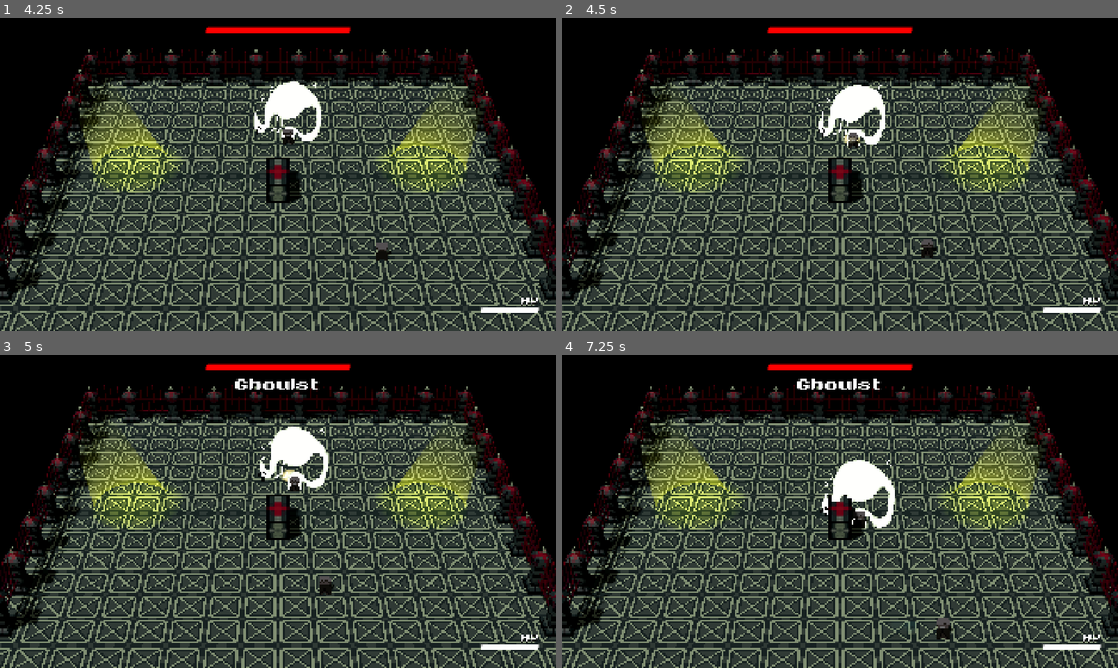
Above: before the commit, frames 1-4 (two rows, left to right).
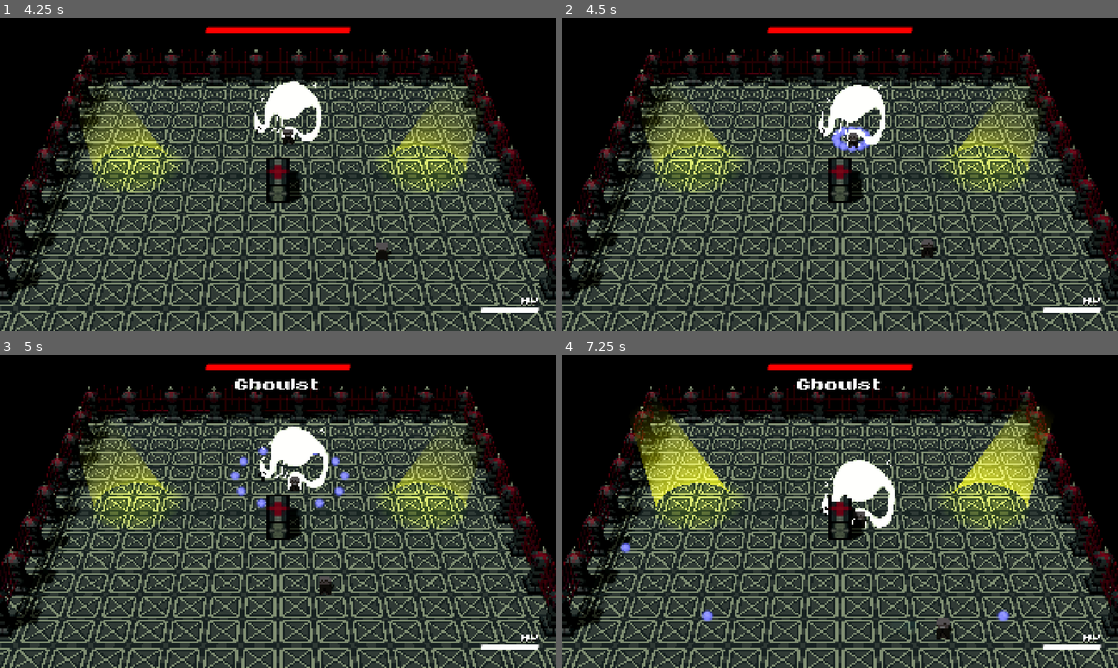
Above: after the commit, the same moments.

Repository: PedroBinoto/DJUFF2026
Game: Godot game, scene res://Scenes/ghostFight.tscn
Same seed, same stepped clock (60 frames per second), same inputs: the game is played once before the commit and once after it. This scene is started directly instead of the project's main scene. Sound files missing from this copy of the repository are replaced by a short silence.
Inputs (mouse positions are in pixels of both pictures, inside the frame that each line leads up to):
- Up to frame 1 (4.25 s): tap Enter (pause) at 0.5 s; move the mouse to (400, 158) at 0.52 s; hold D (move_right) 0.53-1.25 s; hold K (attack_a) 0.53-1.25 s; click (400, 158) at 0.67 s; click "Voltar" at 1.25 s; move the mouse to (166, 190) at 2.02 s; hold S (move_down) 2.03-2.78 s; tap L (attack_b) at 2.1 s; move the mouse to (333, 105) at 2.77 s; hold D (move_right) 2.78-3.53 s; hold Shift (player_dash) 2.78-3.53 s; move the mouse to (250, 237) at 3.52 s; hold W (move_up) from 3.53 s (still down); tap Z at 3.6 s; click (250, 237) at 3.67 s
- Up to frame 2 (4.5 s): move the mouse to (1006, 221) at 4.27 s; release W (move_up) at 4.28 s; hold A (move_left) from 4.28 s (still down); tap X at 4.35 s
- Up to frame 3 (5 s): keep holding A (move_left)
- Up to frame 4 (7.25 s): move the mouse to (673, 464) at 5.02 s; tap K (attack_a) at 5.1 s; move the mouse to (867, 511) at 5.77 s; release A (move_left) at 5.78 s; hold S (move_down) 5.78-6.53 s; hold L (attack_b) 5.78-6.53 s; click (867, 511) at 5.92 s; move the mouse to (756, 433) at 6.52 s; hold D (move_right) from 6.53 s (still down); tap Shift (player_dash) at 6.6 s

Frame 1 is identical in both runs. In frame 2, 0.3% of the frame differs, in the area x 48-56%, y 34-44%; in frame 3, 0.4%; in frame 4, 5.1%, in the area x 10-88%, y 17-86%.
Error before the commit: Cannot call method 'get_active_material' on a null value. (res://Scripts/bullet_ghost.gd:12)

Commit message:
reADD: Balas Projeteis

Diff:
--- a/Scenes/bullet_body.tscn
+++ b/Scenes/bullet_body.tscn
@@ -2,10 +2,42 @@
 
 [ext_resource type="Script" uid="uid://ca2metsmspqft" path="res://Scripts/bullet_player.gd" id="1_e0o6h"]
 [ext_resource type="AudioStream" uid="uid://bern5g5xdnwun" path="res://SFX/Hit28 (1).wav" id="2_10oju"]
+[ext_resource type="Shader" uid="uid://b4wo6th50wwax" path="res://Graphics/pan_shader.tres" id="2_s7kla"]
+[ext_resource type="Texture2D" uid="uid://desvidmlcu1br" path="res://Graphics/Meshes/textures/Voronoi.png" id="3_22oib"]
+[ext_resource type="Texture2D" uid="uid://c6ka53w5yu2dd" path="res://Graphics/Meshes/textures/Circle.png" id="4_q1ekt"]
 
-[sub_resource type="SphereMesh" id="SphereMesh_4mw4s"]
-radius = 0.25
-height = 0.5
+[sub_resource type="ShaderMaterial" id="ShaderMaterial_s7kla"]
+render_priority = 0
+shader = ExtResource("2_s7kla")
+shader_parameter/MainTexSpeed = Vector2(0.3, 0.3)
+shader_parameter/MainTex = ExtResource("3_22oib")
+shader_parameter/MainTexPower = 1.0
+
+[sub_resource type="ParticleProcessMaterial" id="ParticleProcessMaterial_22oib"]
+gravity = Vector3(0, 0, 0)
+color = Color(0.4392157, 0.44705883, 0.4392157, 1)
+
+[sub_resource type="SphereMesh" id="SphereMesh_q1ekt"]
+
+[sub_resource type="StandardMaterial3D" id="StandardMaterial3D_g6rt0"]
+transparency = 1
+blend_mode = 4
+shading_mode = 0
+vertex_color_use_as_albedo = true
+albedo_texture = ExtResource("4_q1ekt")
+billboard_mode = 3
+billboard_keep_scale = true
+particles_anim_h_frames = 1
+particles_anim_v_frames = 1
+particles_anim_loop = false
+
+[sub_resource type="ParticleProcessMaterial" id="ParticleProcessMaterial_xsiod"]
+gravity = Vector3(0, 0, 0)
+scale_min = 1.4
+scale_max = 1.4
+color = Color(0, 0, 0, 1)
+
+[sub_resource type="QuadMesh" id="QuadMesh_j4p15"]
 
 [sub_resource type="SphereShape3D" id="SphereShape3D_xjght"]
 radius = 0.25
@@ -17,8 +49,25 @@
 script = ExtResource("1_e0o6h")
 bulletSpeed = 750.0
 
-[node name="MeshInstance3D" type="MeshInstance3D" parent="." unique_id=1998854043]
-mesh = SubResource("SphereMesh_4mw4s")
+[node name="Projetil" type="Node3D" parent="." unique_id=1393788251]
+transform = Transform3D(0.5, 0, 0, 0, 0.5, 0, 0, 0, 0.5, 0, 0, 0)
+
+[node name="Esfera" type="GPUParticles3D" parent="Projetil" unique_id=2026183889]
+material_override = SubResource("ShaderMaterial_s7kla")
+amount = 1
+fixed_fps = 60
+local_coords = true
+process_material = SubResource("ParticleProcessMaterial_22oib")
+draw_pass_1 = SubResource("SphereMesh_q1ekt")
+
+[node name="Flare" type="GPUParticles3D" parent="Projetil" unique_id=1935792602]
+sorting_offset = -1.0
+material_override = SubResource("StandardMaterial3D_g6rt0")
+amount = 1
+fixed_fps = 60
+local_coords = true
+process_material = SubResource("ParticleProcessMaterial_xsiod")
+draw_pass_1 = SubResource("QuadMesh_j4p15")
 
 [node name="CollisionShape3D" type="CollisionShape3D" parent="." unique_id=1909237146]
 shape = SubResource("SphereShape3D_xjght")
--- a/Scenes/bullet_ghost.tscn
+++ b/Scenes/bullet_ghost.tscn
@@ -38,6 +38,39 @@
 
 [sub_resource type="QuadMesh" id="QuadMesh_pacpc"]
 
+[sub_resource type="ShaderMaterial" id="ShaderMaterial_axmc0"]
+render_priority = 0
+shader = ExtResource("2_axmc0")
+shader_parameter/MainTexSpeed = Vector2(0.3, 0.3)
+shader_parameter/MainTex = ExtResource("3_8yqhh")
+shader_parameter/MainTexPower = 1.0
+
+[sub_resource type="ParticleProcessMaterial" id="ParticleProcessMaterial_8yqhh"]
+gravity = Vector3(0, 0, 0)
+color = Color(0.7058824, 0.7019608, 1, 1)
+
+[sub_resource type="SphereMesh" id="SphereMesh_hv5bx"]
+
+[sub_resource type="StandardMaterial3D" id="StandardMaterial3D_lm2ne"]
+transparency = 1
+blend_mode = 4
+shading_mode = 0
+vertex_color_use_as_albedo = true
+albedo_texture = ExtResource("4_hv5bx")
+billboard_mode = 3
+billboard_keep_scale = true
+particles_anim_h_frames = 1
+particles_anim_v_frames = 1
+particles_anim_loop = false
+
+[sub_resource type="ParticleProcessMaterial" id="ParticleProcessMaterial_rihy7"]
+gravity = Vector3(0, 0, 0)
+scale_min = 1.4
+scale_max = 1.4
+color = Color(0.3764706, 0.39215687, 1, 1)
+
+[sub_resource type="QuadMesh" id="QuadMesh_wyglc"]
+
 [sub_resource type="SphereShape3D" id="SphereShape3D_xjght"]
 radius = 0.25
 
@@ -48,6 +81,7 @@
 script = ExtResource("1_euwk6")
 
 [node name="Projetil" type="Node3D" parent="." unique_id=1406690424]
+unique_name_in_owner = true
 transform = Transform3D(0.5, 0, 0, 0, 0.5, 0, 0, 0, 0.5, 0, 0, 0)
 
 [node name="Esfera" type="GPUParticles3D" parent="Projetil" unique_id=361899452]
@@ -67,6 +101,28 @@
 process_material = SubResource("ParticleProcessMaterial_awlv1")
 draw_pass_1 = SubResource("QuadMesh_pacpc")
 
+[node name="Projetil2" type="Node3D" parent="." unique_id=1382942170]
+unique_name_in_owner = true
+transform = Transform3D(0.5, 0, 0, 0, 0.5, 0, 0, 0, 0.5, 0, 0, 0)
+visible = false
+
+[node name="Esfera" type="GPUParticles3D" parent="Projetil2" unique_id=864504768]
+material_override = SubResource("ShaderMaterial_axmc0")
+amount = 1
+fixed_fps = 60
+local_coords = true
+process_material = SubResource("ParticleProcessMaterial_8yqhh")
+draw_pass_1 = SubResource("SphereMesh_hv5bx")
+
+[node name="Flare" type="GPUParticles3D" parent="Projetil2" unique_id=964124716]
+sorting_offset = -1.0
+material_override = SubResource("StandardMaterial3D_lm2ne")
+amount = 1
+fixed_fps = 60
+local_coords = true
+process_material = SubResource("ParticleProcessMaterial_rihy7")
+draw_pass_1 = SubResource("QuadMesh_wyglc")
+
 [node name="CollisionShape3D" type="CollisionShape3D" parent="." unique_id=1909237146]
 shape = SubResource("SphereShape3D_xjght")
 disabled = true
--- a/Scenes/ghostFight.tscn
+++ b/Scenes/ghostFight.tscn
@@ -118,7 +118,7 @@
 far = 100.0
 script = ExtResource("9_rr2ko")
 period = 0.15
-magnitude = 0.2
+magnitude = 0.1
 
 [node name="Box" type="StaticBody3D" parent="." unique_id=395401012]
 transform = Transform3D(1, 0, 0, 0, 1, 0, 0, 0, 1, -2.773, 0.8, 0)
--- a/Scripts/bullet_ghost.gd
+++ b/Scripts/bullet_ghost.gd
@@ -4,24 +4,27 @@
 
 var active = true
 @onready var mesh: MeshInstance3D = $MeshInstance3D
+@onready var projetil_2: Node3D = %Projetil
+@onready var projetil: Node3D = %Projetil2
+
 
 var material:StandardMaterial3D = null
 
 
 func _ready() -> void:
-	material = mesh.get_active_material(0).duplicate() as StandardMaterial3D
-	mesh.set_surface_override_material(0, material)
-	material.transparency = BaseMaterial3D.TRANSPARENCY_ALPHA
-	material.albedo_color.a = 1
+	projetil.visible = true
+	projetil_2.visible = false
 
 	super._ready()
 
 
 func setActive(state:bool):
 	if state == true:
-		material.albedo_color.a = 1
+		projetil.visible = true
+		projetil_2.visible = false
 	else:
-		material.albedo_color.a = 0.1
+		projetil.visible = false
+		projetil_2.visible = true
 	active = state
 
 
